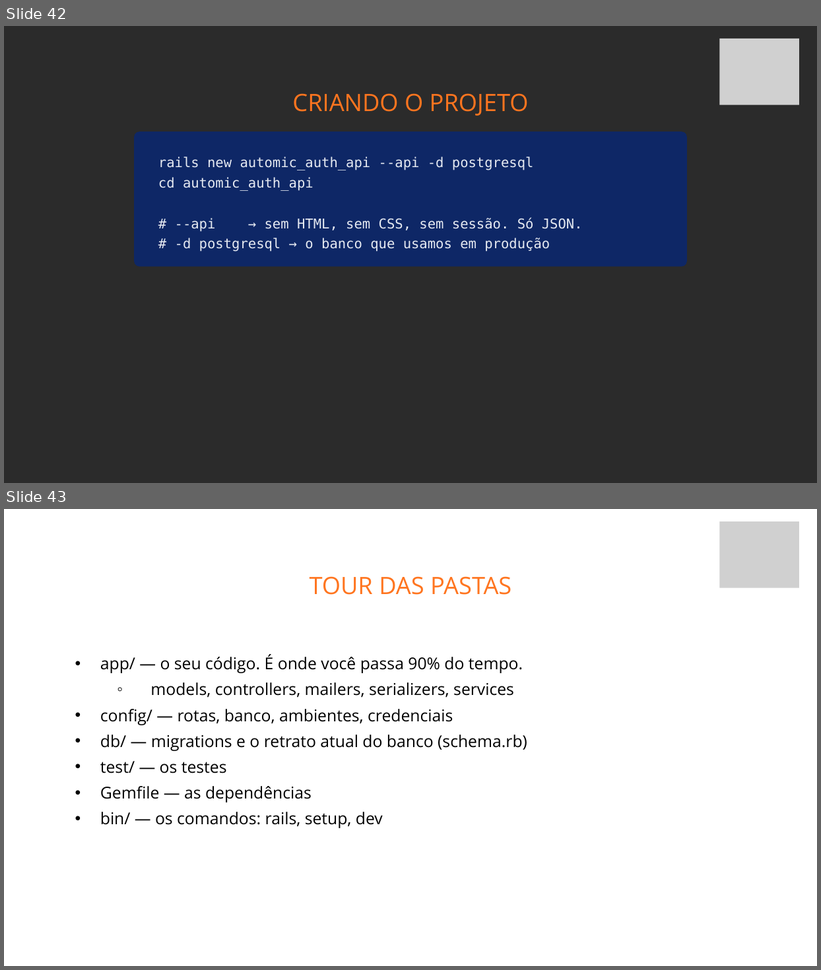
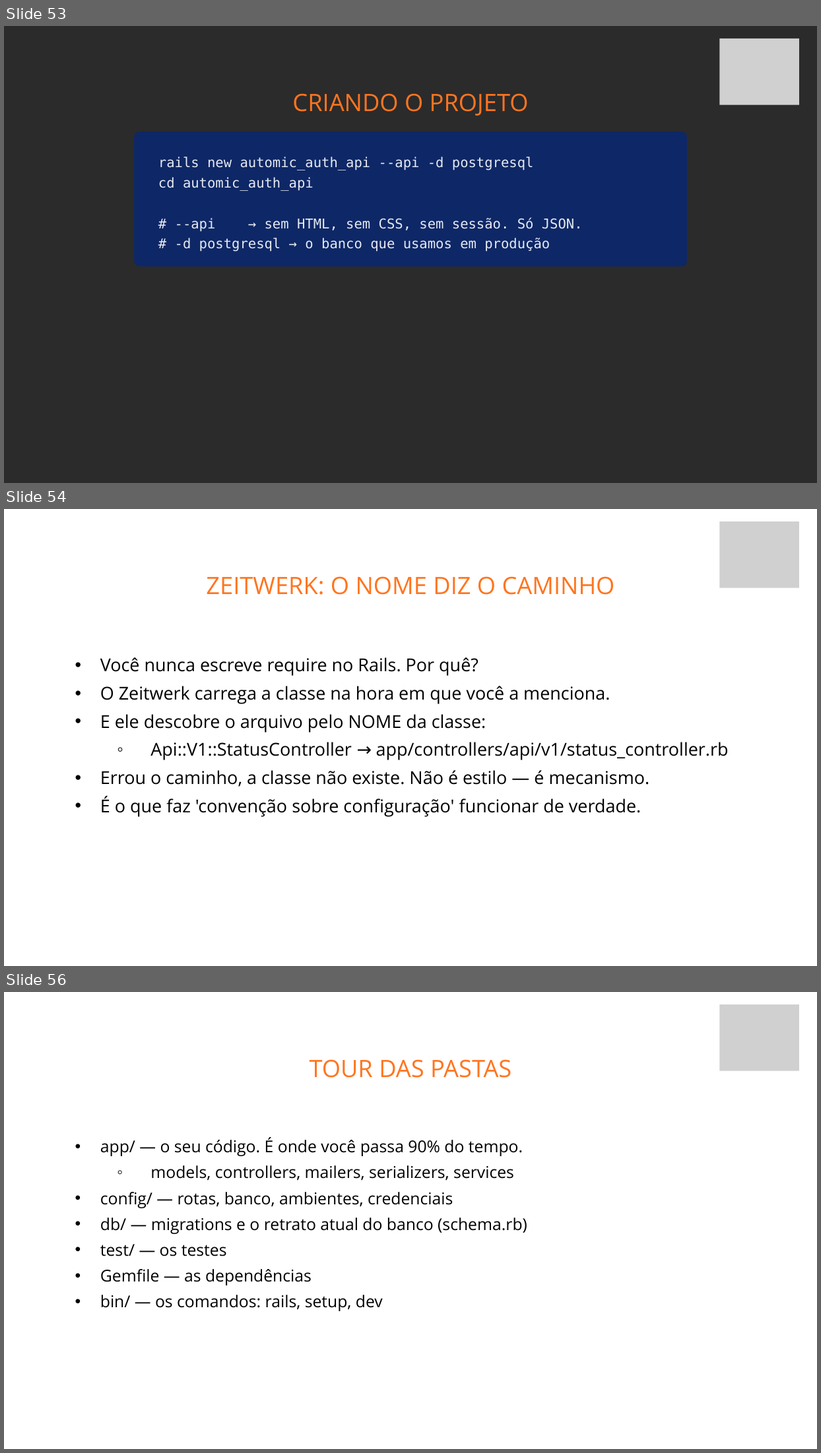
Before and after one commit to fabriciosiqueira08/capacitacao-gabarito, a slide deck: slides/build/aula-01-fundamentos-de-back-end.pptx. Shown one above the other, each under a label of ours: slides 42 and 43 before the commit, slides 53, 54 and 56 after it; the slides between them are not shown. The pictures are 821x970 and 821x1453 pixels, drawn with LibreOffice and Linux fonts; fonts in the diff are those of the drawing; grey boxes stand for pictures; background and template pictures are left out; a plain dark background stands for a picture behind light text. Boxes give left, top, right and bottom in pixels: in the first picture for what was removed or moved away, otherwise in the second. Text is boxed around its words. In the diff, an @@ line names an element or a change of style, - is before the commit and + after.

```diff
--- a/slides/build/aula-01-fundamentos-de-back-end.pptx
+++ b/slides/build/aula-01-fundamentos-de-back-end.pptx
@@ slide 54 added at (4, 509, 817, 966), background picture (left out) @@
@@ picture added at (719, 522, 799, 588) @@
@@ text added at (206, 576, 615, 595), 42.4 pt, text #FF751F @@
+ZEITWERK: O NOME DIZ O CAMINHO
@@ text added at (100, 657, 729, 817), 31.6 pt, text #000000 @@
+  • Você nunca escreve require no Rails. Por quê?
+  • O Zeitwerk carrega a classe na hora em que você a menciona.
+  • E ele descobre o arquivo pelo NOME da classe:
+    ◦ Api::V1::StatusController → app/controllers/api/v1/status_controller.rb
+  • Errou o caminho, a classe não existe. Não é estilo — é mecanismo.
+  • É o que faz 'convenção sobre configuração' funcionar de verdade.
@@ what was slide 42 is now slide 53 @@
@@ what was slide 43 is now slide 56 @@
```
Also in this commit, not shown: 12 other slides added, 25 other files.
